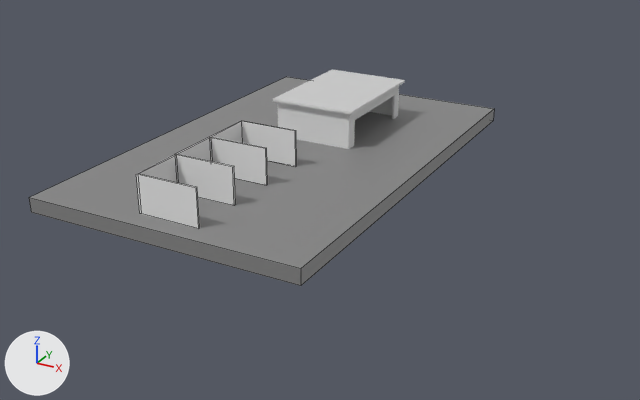
An edit to the Blender file Project/Geometry/Maps/01_VFX_Zoo.blend, drawn before and after from the same camera.
One viewpoint serves both versions: a camera (50 mm lens) standing at (69.2, -129.8, 49.9) and looking at (8.1, -18.6, -5.7). Arrows for +X, +Y and +Z are at lower left; the lights stay in place. Mesh edges are drawn as thin lines on the coarser meshes. Objects named as collision shapes, trigger or cutter boxes, shadow casters or lower levels of detail are left out.

The scene before the commit, as lines of its bpy script (objects in view):
```python
me_cube = bpy.data.meshes.new('Cube')
me_cube.from_pydata(...)  # 48 vertices, 40 faces; spans x -22.1..22.1, y -48.8..22.1, z -2.4..5.7
# faces by material slot: [34, 6]
me_cube.materials.append(mat_walls)
me_cube.materials.append(mat_ground)  # grey #878787
# before: 0 (-22.1, 22.1, -0.1) at pixel (286, 76), 1 (22.1, 22.1, -0.1) at pixel (494, 108), 2 (22.1, 22.1, -2.4) at pixel (493, 120), 3 (-22.1, 22.1, -2.4), 4 (22.1, -48.8, -0.1) at pixel (300, 268)
# before: 5 (-22.1, -48.8, -0.1) at pixel (28, 197), 6 (22.1, -48.8, -2.4) at pixel (300, 285), 7 (-22.1, -48.8, -2.4) at pixel (31, 212)
me_cube_001 = bpy.data.meshes.new('Cube.001')
me_cube_001.from_pydata(...)  # 124 vertices, 84 faces; spans x -5.3..9.2, y -10.32..0.0, z -0.16..6.48
me_cube_001.materials.append(mat_walls)
ob_sm_ground = bpy.data.objects.new('SM_Ground', me_cube)
ob_sm_ground.location = (0.0, 0.0, 0.0)
ob_sm_warehouse = bpy.data.objects.new('SM_WareHouse', me_cube_001)
ob_sm_warehouse.location = (0.0, 0.0, 0.0)
_m = ob_sm_warehouse.modifiers.new('Bevel', 'BEVEL')
_m.segments = 2
_m.limit_method = 'WEIGHT'
_m.profile = 1.0
_m = ob_sm_warehouse.modifiers.new('Mirror', 'MIRROR')
_m.use_axis = (False, True, False)
_m = ob_sm_warehouse.modifiers.new('WeightedNormal', 'WEIGHTED_NORMAL')
```
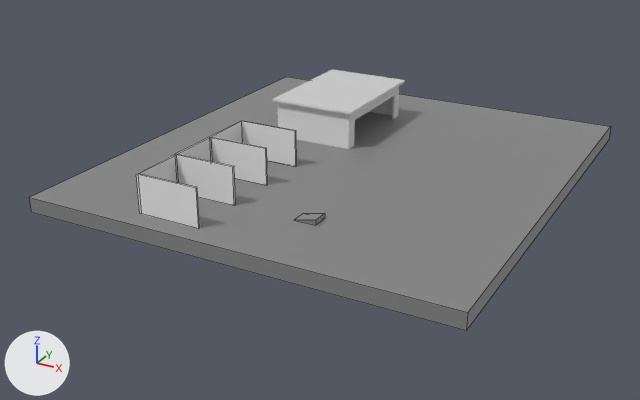
The change in detail:
me_cube has 48 vertices, 40 faces and spans x -22.1..22.1, y -48.8..22.1, z -2.4..5.7.
me_cube is used by ob_sm_ground; location (0.0, 0.0, 0.0).
Verts and faces of me_cube; kept vertices keep their numbers, new ones are numbered from 48.
Part 1, on me_cube:
Vertices deleted: 1, 2, 4, 6 (with the faces that use them).
New vertices 48 to 51 stand at vertices 0, 3, 5, 7, in that order, plus (65.1, 0.0, 0.0).
New vertex 52 is at (17.8, -37.3, 0.6), pixel (315, 220).
New vertex 53 is at (14.4, -37.3, -0.1), pixel (293, 220).
New vertex 54 is at (17.8, -37.3, -0.1), pixel (315, 225).
New vertices 55, 56, 57 stand at vertices 52, 53, 54, in that order, plus (0.0, 2.4, 0.0).
New faces: (3, 49, 51, 7), (48, 50, 51, 49), (0, 48, 49, 3), (5, 7, 51, 50), (0, 5, 50, 48), (52, 55, 56, 53) (mat_ground (grey #878787)).
New faces: (52, 54, 57, 55), (52, 53, 54), (55, 57, 56), (53, 56, 57, 54) (mat_ground (grey #878787)).

Changed parts and their boxes [x1, y1, x2, y2] in the pictures (640 x 400 px):
'SM_Ground', reshaped (25% wider, 21% taller): before [29, 77, 494, 286]; after [29, 77, 611, 331]
